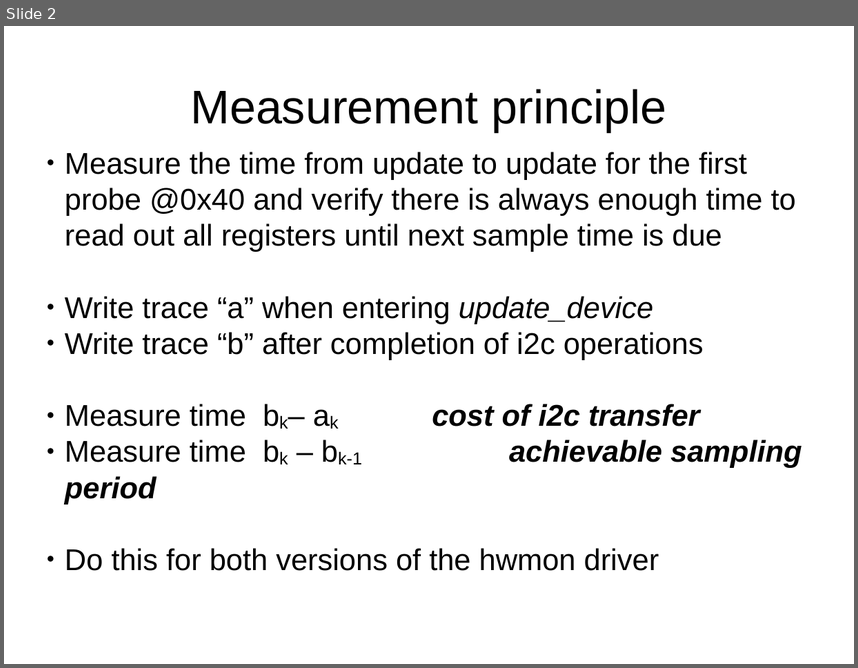
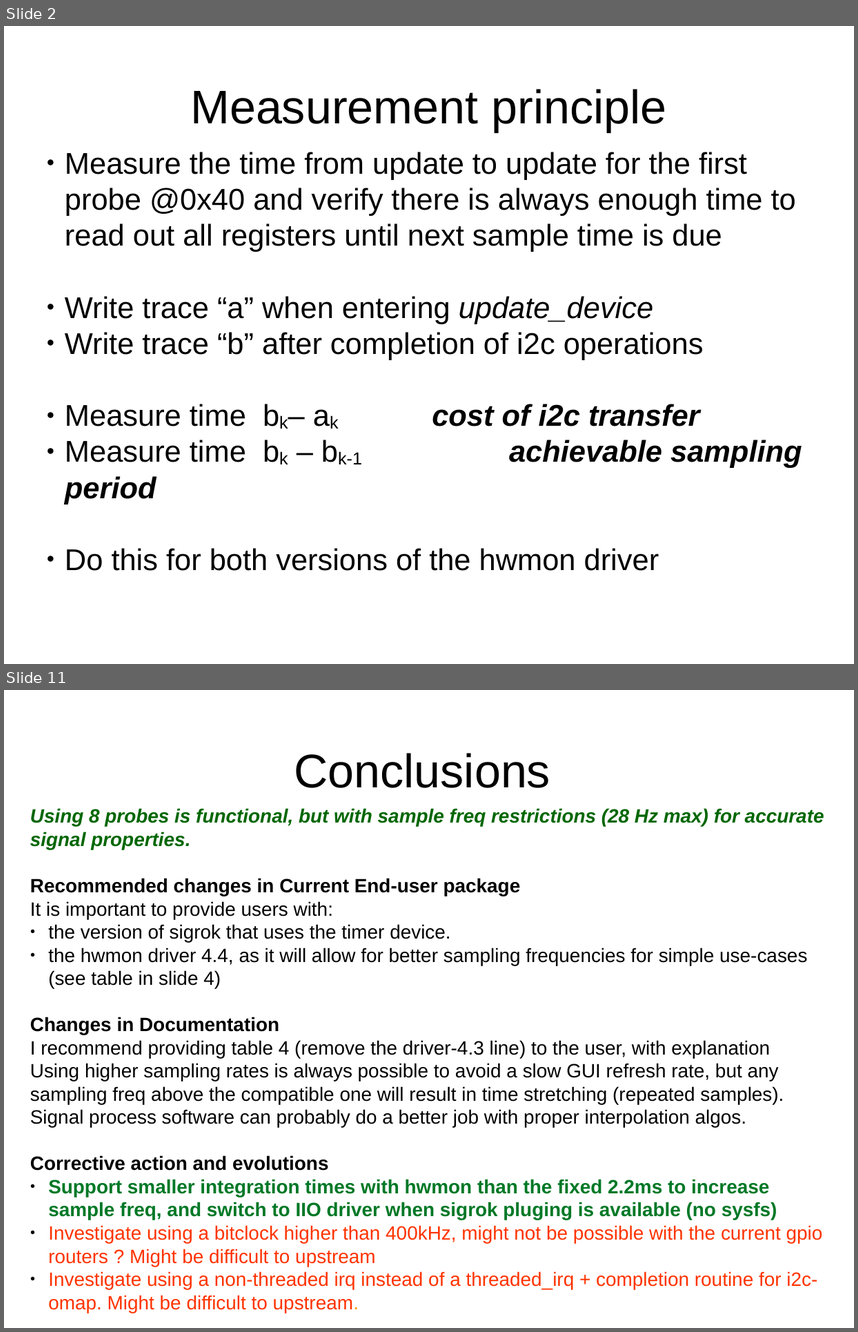
Before and after one commit to BayLibre/ACME, a slide deck: docs/measurements/8-probes-measurements.odp. Shown one above the other, each under a label of ours: slide 2 before the commit, slides 2 and 11 after it; the slides between them are not shown. The pictures are 858x668 and 858x1332 pixels, drawn with LibreOffice and Linux fonts; fonts in the diff are those of the drawing. Boxes give left, top, right and bottom in pixels: in the first picture for what was removed or moved away, otherwise in the second. Text is boxed around its words. In the diff, an @@ line names an element or a change of style, - is before the commit and + after.

Commit message:
update hwmon test script and doc

```diff
--- a/docs/measurements/8-probes-measurements.odp
+++ b/docs/measurements/8-probes-measurements.odp
@@ slide 11 added at [4,690,854,1328], background #FFFFFF @@
@@ title added at [294,753,550,788], 44 pt, text #000000 @@
+Conclusions
@@ text added at [30,808,824,1312], 18 pt, text #000000 @@
+Using 8 probes is functional, but with sample freq restrictions (28 Hz max) for accurate signal properties.
+Recommended changes in Current End-user package
+It is important to provide users with:
+● the version of sigrok that uses the timer device.
+● the hwmon driver 4.4, as it will allow for better sampling frequencies for simple use-cases (see table in slide 4)
+Changes in Documentation
+I recommend providing table 4 (remove the driver-4.3 line) to the user, with explanation
+Using higher sampling rates is always possible to avoid a slow GUI refresh rate, but any sampling freq above the compatible one will result in time stretching (repeated samples).
+Signal process software can probably do a better job with proper interpolation algos.
+Corrective action and evolutions
+● Support smaller integration times with hwmon than the fixed 2.2ms to increase sample freq, and switch to IIO driver when sigrok pluging is available (no sysfs)
+● Investigate using a bitclock higher than 400kHz, might not be possible with the current gpio routers ? Might be difficult to upstream
+● Investigate using a non-threaded irq instead of a threaded_irq + completion routine for i2c-omap. Might be difficult to upstream.
```
Also in this commit, not shown: 2 slides changed, 8 other slides added, 1 slide removed, 2 other files.
